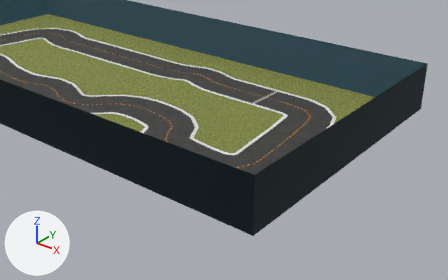
The COLLADA model bundle/deepracer_simulation_environment/share/deepracer_simulation_environment/meshes/2022_summit_speedway_cw/2022_summit_speedway_cw.dae as it was, and as the next commit left it.
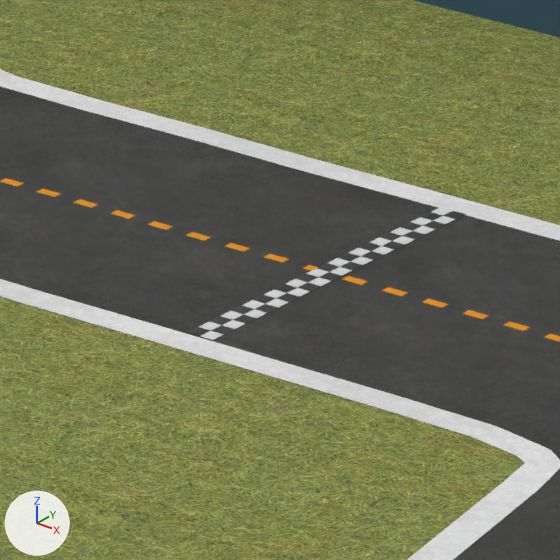
There are two pictures of each version: one from a camera (50 mm lens) standing at (10.64, -9.05, 5.13) and looking at (2.91, 0.6, -0.86), one close up on the part from 52% to 64% of the width and 25% to 45% of the height. Every picture has the same lights, and +X, +Y and +Z are marked at lower left.

In view in the first close-up: 'StartLine', 'cl', 'field', 'il', 'ol', 'road', 'wall'.
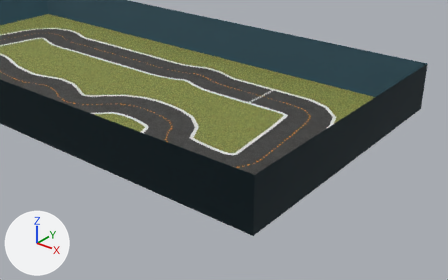
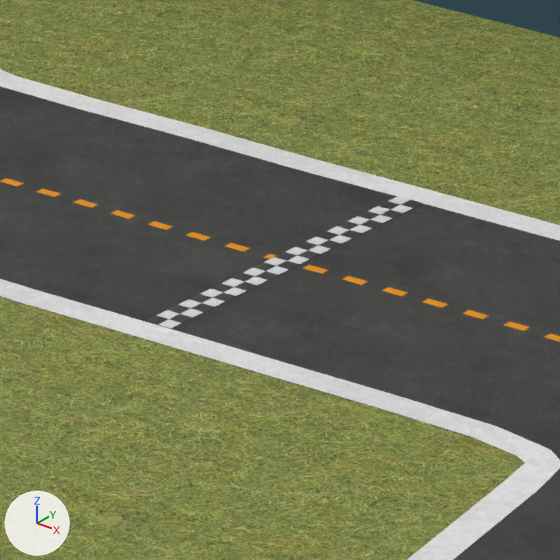
Boxes [x1, y1, x2, y2] around the edits, measured in the close-ups (560 x 560 px):
'StartLine', moved, turned: before [188, 207, 465, 340]; after [146, 196, 422, 328]

What changed in the scene script:
```text
Change ob_startline:
    ob_startline.location: (3.385, 1.475, 0.003) -> (3.278, 1.471, 0.003)
    ob_startline.rotation_euler: (0.0, 0.0, 2.29) -> (0.0, 0.0, 2.295)  # degrees (0, 0, 131)
```
